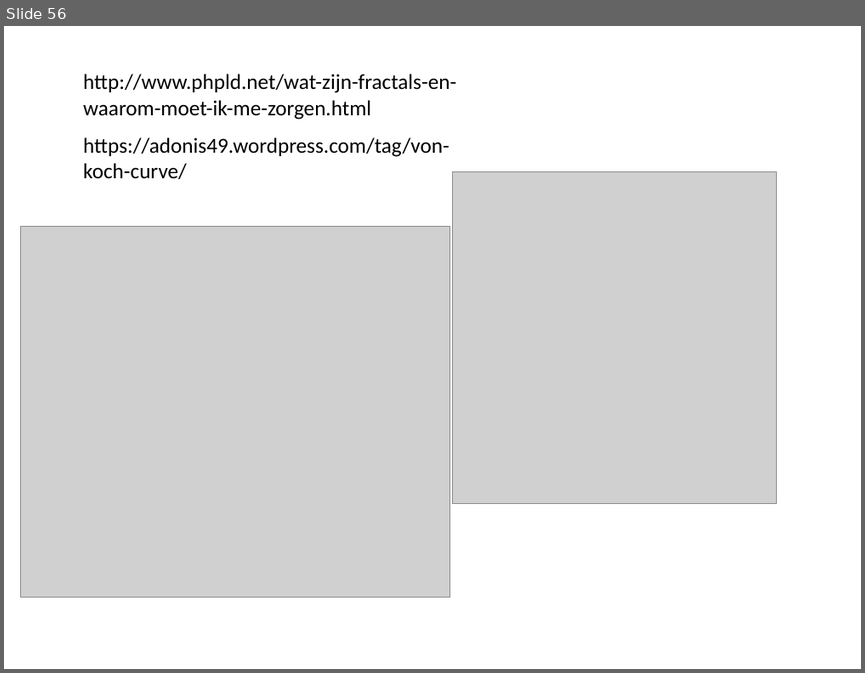
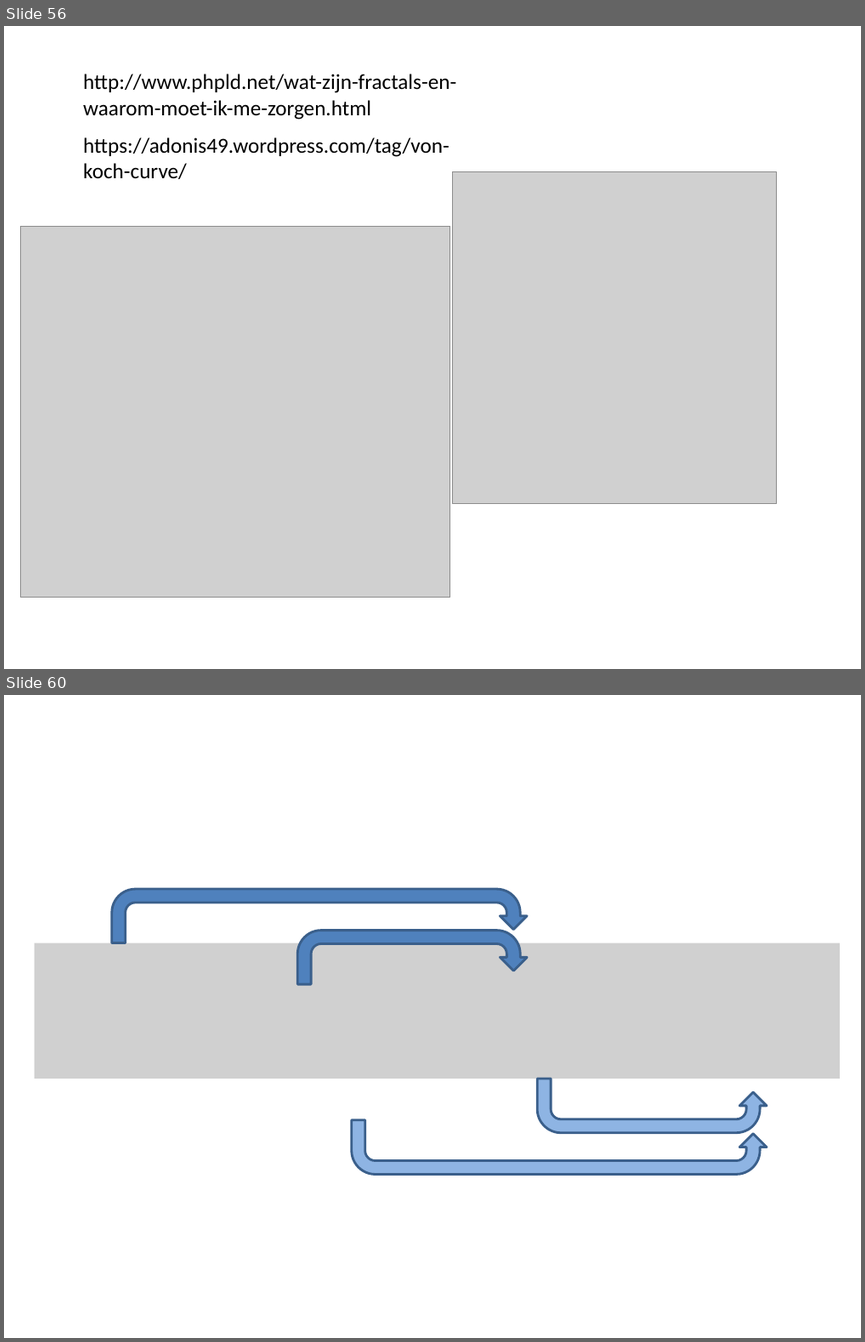
Before and after one commit to sophiahenckell/HIWI_Computersimulation, a slide deck: Bilder.pptx. Shown one above the other, each under a label of ours: slide 56 before the commit, slides 56 and 60 after it; the slides between them are not shown. The pictures are 865x673 and 865x1342 pixels, drawn with LibreOffice and Linux fonts; fonts in the diff are those of the drawing; grey boxes stand for pictures. Boxes give left, top, right and bottom in pixels: in the first picture for what was removed or moved away, otherwise in the second. Text is boxed around its words. In the diff, an @@ line names an element or a change of style, - is before the commit and + after.

```diff
--- a/Bilder.pptx
+++ b/Bilder.pptx
@@ slide 60 added at <box>4,695,861,1338</box>, background #FFFFFF @@
@@ uturn arrow added at <box>112,889,527,942</box>, fill #4F81BD, outline #3A5F8C 2 pt @@
@@ picture added at <box>34,942,840,1078</box> @@
@@ uturn arrow added at <box>298,930,528,984</box>, fill #4F81BD, outline #3A5F8C 2 pt @@
@@ uturn arrow added at <box>537,1078,766,1132</box>, fill #8EB4E3, outline #3A5F8C 2 pt @@
@@ uturn arrow added at <box>352,1120,766,1174</box>, fill #8EB4E3, outline #3A5F8C 2 pt @@
```
Also in this commit, not shown: 1 slide changed, 10 other slides added, 5 other files.
